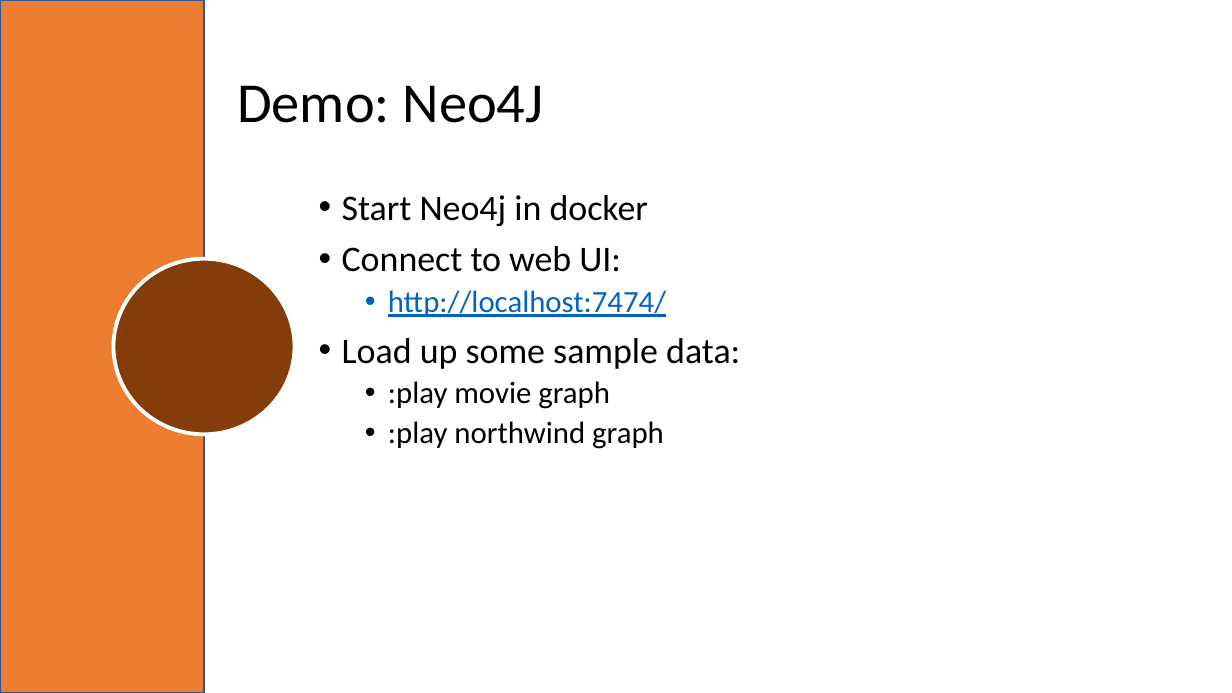
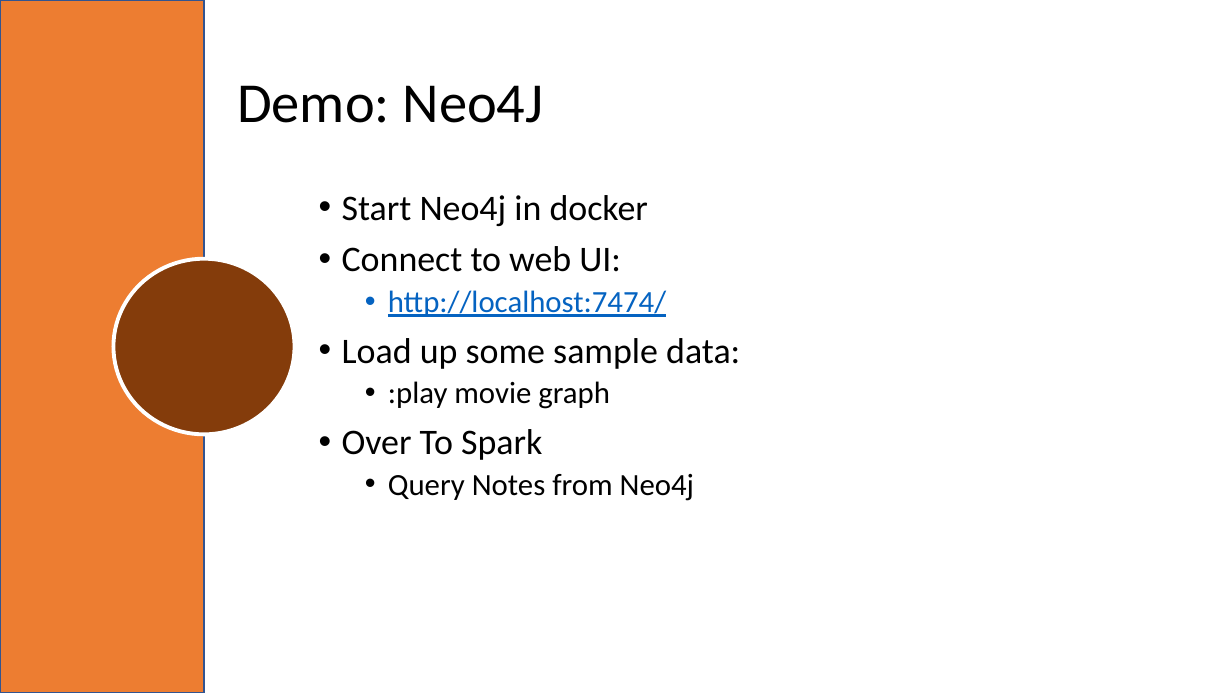
Before and after one commit to mafudge/ist769-old, a slide deck: slide 15 of content/I-Graph/I-Graph.pptx (slide 13 before the commit). Drawn at 1232x693 pixels with LibreOffice and Linux fonts; fonts in the diff are those of the drawing; background and template pictures are left out. Boxes give left, top, right and bottom in pixels: in the first picture for what was removed or moved away, otherwise in the second. Text is boxed around its words. In the diff, an @@ line names an element or a change of style, - is before the commit and + after.

```diff
--- a/content/I-Graph/I-Graph.pptx
+++ b/content/I-Graph/I-Graph.pptx
@@ text at [342, 429, 694, 501]: text changed @@
-  • :play northwind graph
+• Over To Spark
+  • Query Notes from Neo4j
```
Also in this commit, not shown: 7 other slides changed, 19 slides added, 9 slides removed, 4 other files.
